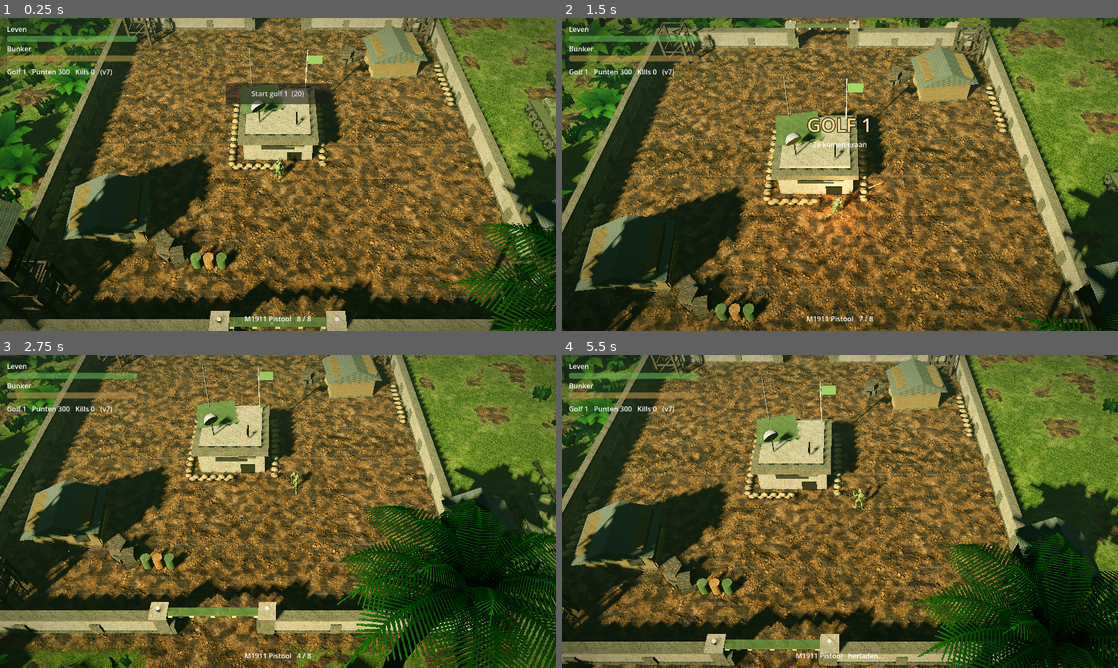
Above: before the commit, frames 1-4 (two rows, left to right).
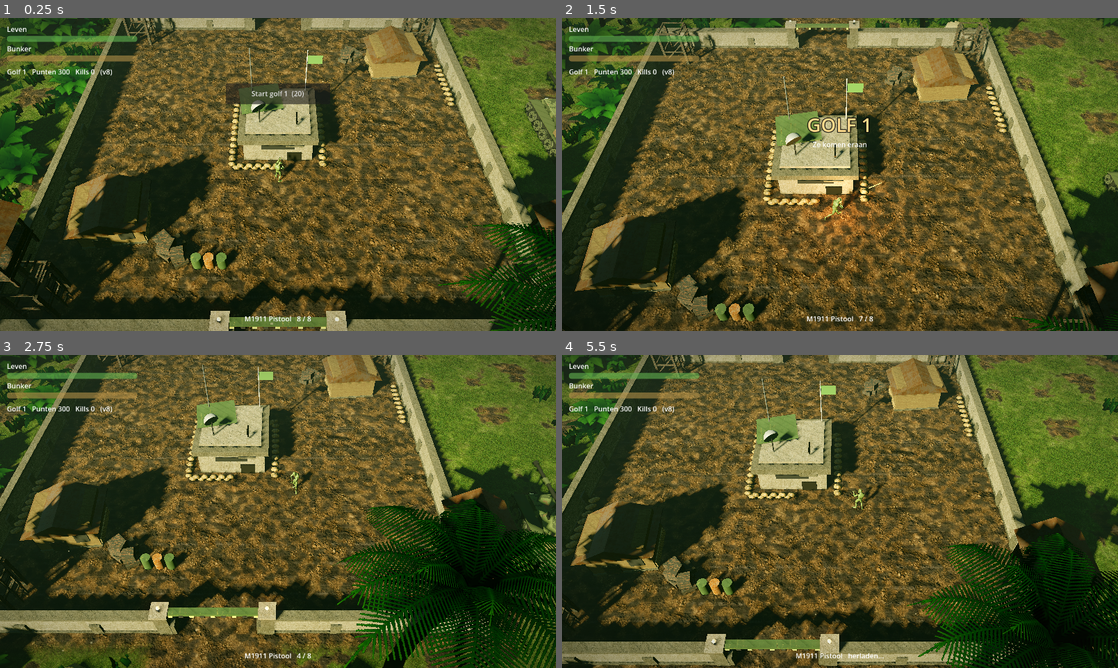
Above: after the commit, the same moments.

Repository: boodschappenmaatje/Bloedjungle-godot
Game: Godot game, scene res://scenes/main.tscn
The game is run twice, just before and just after one commit, with the same random seed, the same clock (stepped at 60 frames per second) and the same inputs.
Inputs (mouse positions are in pixels of both pictures, inside the frame that each line leads up to):
- Up to frame 1 (0.25 s): no input
- Up to frame 2 (1.5 s): click "Start golf 1 (20)" at 0.5 s; move the mouse to (962, 158) at 1.27 s; hold D from 1.28 s (still down); click (962, 158) at 1.42 s
- Up to frame 3 (2.75 s): release D at 2 s; drag from (166, 527) to (250, 574) at 2.02 s
- Up to frame 4 (5.5 s): move the mouse to (895, 442) at 2.77 s; hold D 2.78-3.5 s; drag from (812, 574) to (673, 464) at 3.52 s; move the mouse to (1006, 558) at 4.27 s; hold A 4.28-5 s; drag from (673, 464) to (756, 433) at 5.02 s

The runs differ from the first frame. In frame 1, 8.7% of the frame differs, in the area x 0-100%, y 0-100%; in frame 2, 11%, in the area x 0-100%, y 0-99%; in frame 3, 7.1%; in frame 4, 7.8%.

Commit message:
Daken zonder ruitpatroon, donkerder gras en blad, zachte modderranden, rustiger beton en aarde (v8)
Co-Authored-By: Claude Sonnet 5.5 <noreply@anthropic.com>
Claude-Session: https://claude.ai/code/session_01XZWExccfJCwQW5PZSu2NbC

Diff:
--- a/scripts/hud.gd
+++ b/scripts/hud.gd
@@ -51,7 +51,7 @@
 		var w: Dictionary = Data.WEAPONS[p.weapon]
 		ammo.text = "%s   %s" % [w.name, "herladen..." if p.reload_t > 0.0 else "%d / %d" % [p.ammo, w.mag]]
 	base_bar.value = Game.base_hp / Game.base_max * 100.0
-	info.text = "Golf %d   Punten %d   Kills %d   (v7)" % [Game.wave, Game.points, Game.kills]
+	info.text = "Golf %d   Punten %d   Kills %d   (v8)" % [Game.wave, Game.points, Game.kills]
 
 
 func _on_banner(b: String, s: String, t: float) -> void:
--- a/scripts/kit.gd
+++ b/scripts/kit.gd
@@ -73,7 +73,7 @@
 
 
 static func concrete() -> StandardMaterial3D:
-	return photo("buildings/concrete", 3.0, Color(0.82, 0.8, 0.74))
+	return photo("buildings/concrete", 3.0, Color(0.74, 0.74, 0.71))
 
 
 static func concrete_dark() -> StandardMaterial3D:
@@ -93,7 +93,7 @@
 
 
 static func roof() -> StandardMaterial3D:
-	return photo("buildings/painted_metal", 3.0, Color(0.42, 0.46, 0.4))
+	return photo("buildings/rusted_metal", 3.5, Color(0.36, 0.3, 0.27))
 
 
 static func canvas() -> StandardMaterial3D:
--- a/shaders/foliage.gdshader
+++ b/shaders/foliage.gdshader
@@ -27,7 +27,7 @@
 	vec3 base = pow(vcol, vec3(2.2));  // vertexkleuren zijn sRGB gekozen, de shader rekent lineair
 	vec4 t = use_tex ? texture(tex, UV) : vec4(1.0);
 	if (t.a < cut) discard;
-	ALBEDO = base * t.rgb * vec3(0.42, 0.5, 0.33);  // dieper, minder fel groen
+	ALBEDO = base * t.rgb * vec3(0.36, 0.44, 0.28);  // dieper, minder fel groen
 	ROUGHNESS = 0.75;
 	BACKLIGHT = ALBEDO * backlight;
 }
--- a/shaders/ground.gdshader
+++ b/shaders/ground.gdshader
@@ -33,7 +33,7 @@
 	vec3 g3 = texture(grass_tex, p * 0.071 + 0.11).rgb;
 	vec3 grass = mix(g1, g2, smoothstep(0.35, 0.65, n1 * 0.6 + n2 * 0.4));
 	grass = grass * (0.65 + 0.7 * g3.g) * (0.75 + 0.5 * n3);
-	grass *= vec3(0.46, 0.56, 0.38);  // donkerder en minder fel, past bij de jungle
+	grass *= vec3(0.4, 0.48, 0.32);  // donkerder en minder fel, past bij de jungle
 
 	// diepte in de aarde: de kijkhoek verschuift het beeld per hoogte, zodat kiezels boven de modder uitsteken
 	vec3 vw = normalize((INV_VIEW_MATRIX * vec4(VIEW, 0.0)).xyz);
@@ -42,7 +42,7 @@
 	vec3 d1 = texture(dirt_tex, pp * 0.11).rgb;
 	vec3 d2 = texture(mud_tex, pp * 0.09 + 0.5).rgb;
 	vec3 dirt = mix(d1, d2, smoothstep(0.3, 0.7, n2));
-	dirt *= (0.85 + 0.2 * n3) * vec3(0.7, 0.62, 0.55);
+	dirt *= (0.85 + 0.2 * n3) * vec3(0.58, 0.54, 0.5);
 
 	float box = max(abs(p.x), abs(p.y));
 	float inside = 1.0 - smoothstep(compound - 0.5, compound + 3.0, box);
@@ -51,7 +51,7 @@
 		* (1.0 - smoothstep(30.0, 52.0, abs(p.y)));
 	float patches = smoothstep(0.66, 0.8, n1 + 0.2 * n2);
 	float dm = clamp(max(max(inside, path), patches * 0.8), 0.0, 1.0);
-	dm = smoothstep(0.35, 0.65, dm + (n3 - 0.5) * 0.4);
+	dm = smoothstep(0.2, 0.8, dm + (n3 - 0.5) * 0.3 + (hgt - 0.5) * 0.5);  // zachte rand, kiezels steken door het gras
 
 	ALBEDO = mix(grass, dirt, dm);  // texturen zijn al lineair ingelezen (source_color)
 	ROUGHNESS = 1.0;
